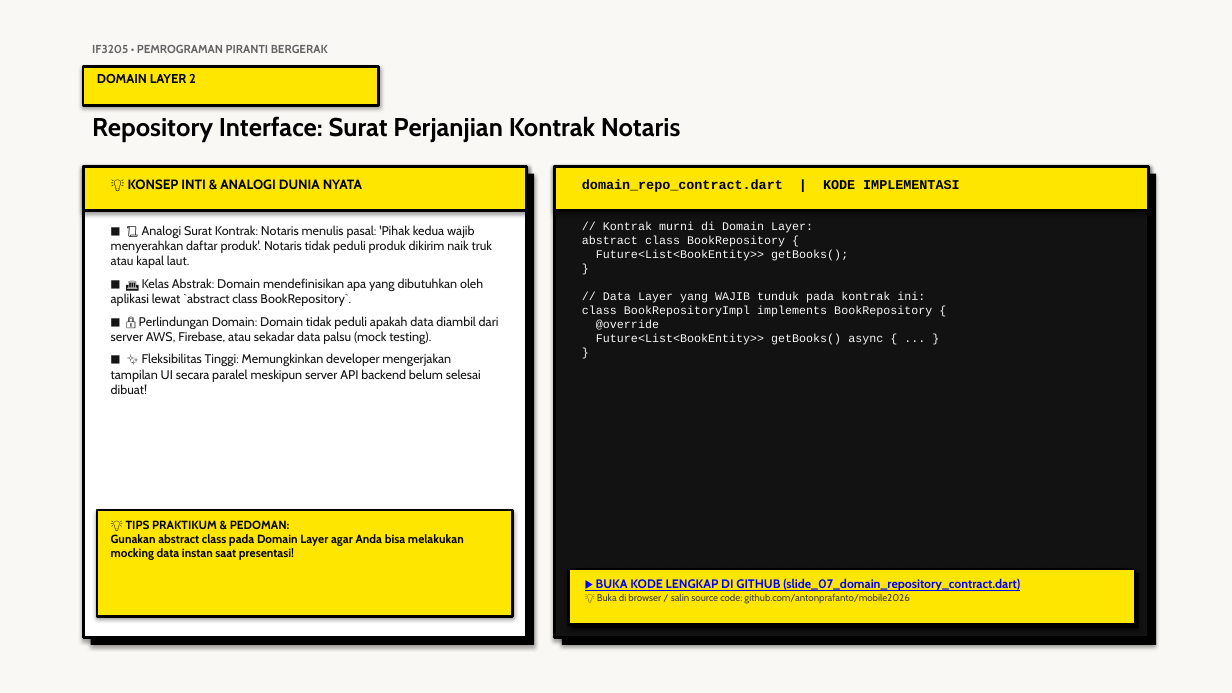
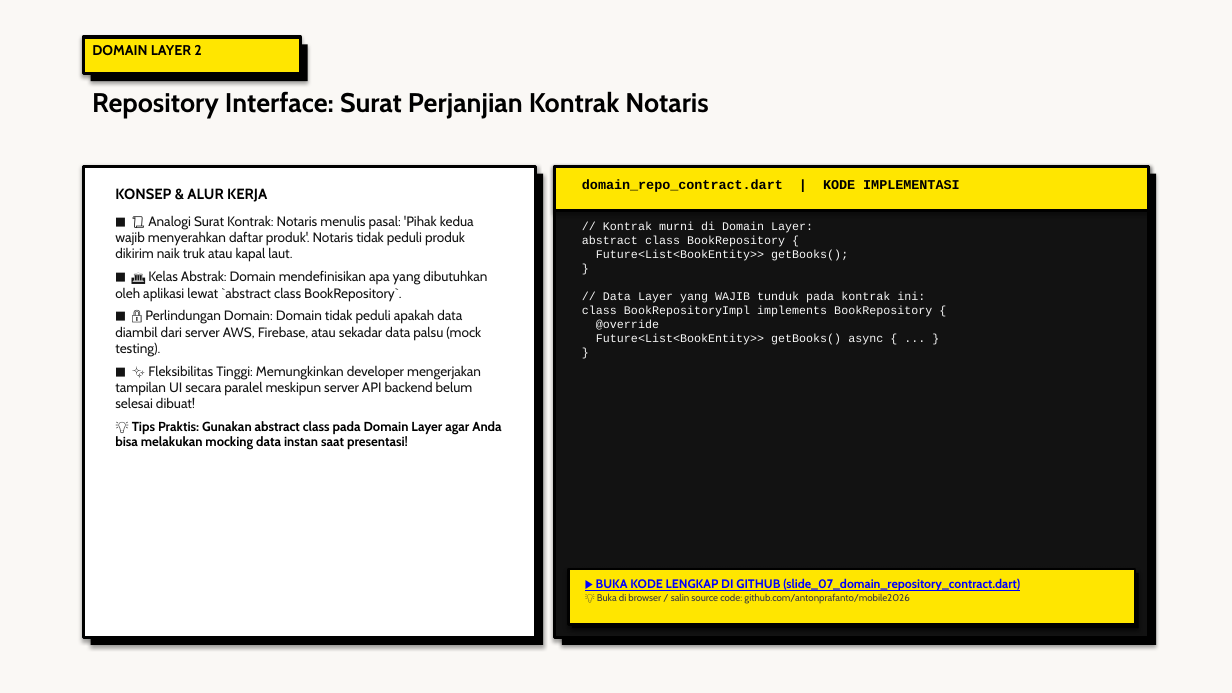
Before and after one commit to antonprafanto/mobile2026, a slide deck: slide 7 of 03_slide_presentasi/PERTEMUAN_07_Clean_Architecture_dan_Design_Pattern.pptx. Drawn at 1232x693 pixels with LibreOffice and Linux fonts; fonts in the diff are those of the drawing. Boxes give left, top, right and bottom in pixels: in the first picture for what was removed or moved away, otherwise in the second. Text is boxed around its words. In the diff, an @@ line names an element or a change of style, - is before the commit and + after.

Commit message:
style(presentation): standardisasi tipografi dan ukuran font seluruh slide P1-P3 dan P5-P7 sesuai standar emas PPT 4

```diff
--- a/03_slide_presentasi/PERTEMUAN_07_Clean_Architecture_dan_Design_Pattern.pptx
+++ b/03_slide_presentasi/PERTEMUAN_07_Clean_Architecture_dan_Design_Pattern.pptx
@@ text "DOMAIN LAYER 2": place and size @@
-text "DOMAIN LAYER 2" at (97,74,196,83)
+text "DOMAIN LAYER 2" at (92,45,201,55)
@@ text "DOMAIN LAYER 2" at (92,45,201,55): size 10 to 11 pt @@
@@ rectangle added at (83,37,300,74), fill #FFE600, outline #000000 2.5 pt @@
@@ rectangle: place and size @@
-rectangle at (83,67,379,105)
+rectangle at (91,44,308,81)
@@ rectangle at (91,44,308,81): fill #FFE600 to #000000; outline #000000 2 pt to none @@
@@ text removed at (92,45,328,53) @@
-IF3205 • PEMROGRAMAN PIRANTI BERGERAK
@@ text "Repository Interface: Surat Perjanjian Kontrak ...": place and size @@
-text "Repository Interface: Surat Perjanjian Kontrak ..." at (92,116,681,142)
+text "Repository Interface: Surat Perjanjian Kontrak ..." at (92,91,708,119)
@@ text "Repository Interface: Surat Perjanjian Kontrak ..." at (92,91,708,119): size 20 to 21 pt @@
@@ rectangle: place and size @@
-rectangle at (83,166,527,638)
+rectangle at (83,166,536,638)
@@ rectangle removed at (83,166,527,211) @@
@@ rectangle: place and size @@
-rectangle at (91,174,534,645)
+rectangle at (91,174,543,645)
@@ text removed at (128,179,362,189) @@
-💡 KONSEP INTI & ANALOGI DUNIA NYATA
@@ text "KONSEP & ALUR KERJA": place and size @@
-text "KONSEP & ALUR KERJA" at (111,225,499,394)
+text "KONSEP & ALUR KERJA" at (115,188,501,450)
@@ text at (115,188,267,202): paragraph added @@
+KONSEP & ALUR KERJA
@@ text at (115,215,487,408): size 9.8 to 10.6 pt in "■ 📜 Analogi Surat Kontrak: Notaris menulis ...", "■ 🏛️ Kelas Abstrak: Domain mendefinisikan apa ...", "■ 🔒 Perlindungan Domain: Domain tidak peduli ...", "■ ✨ Fleksibilitas Tinggi: Memungkinkan developer mengerjakan ..."; less space between paragraphs @@
@@ text at (115,421,501,450): paragraph added @@
+💡 Tips Praktis: Gunakan abstract class pada Domain Layer agar Anda bisa melakukan mocking data instan saat presentasi!
@@ rectangle removed at (97,510,513,616) @@
@@ text removed at (111,520,464,560) @@
-💡 TIPS PRAKTIKUM & PEDOMAN:
-Gunakan abstract class pada Domain Layer agar Anda bisa melakukan mocking data instan saat presentasi!
```
Also in this commit, not shown: 17 other slides changed, 11 other files.
